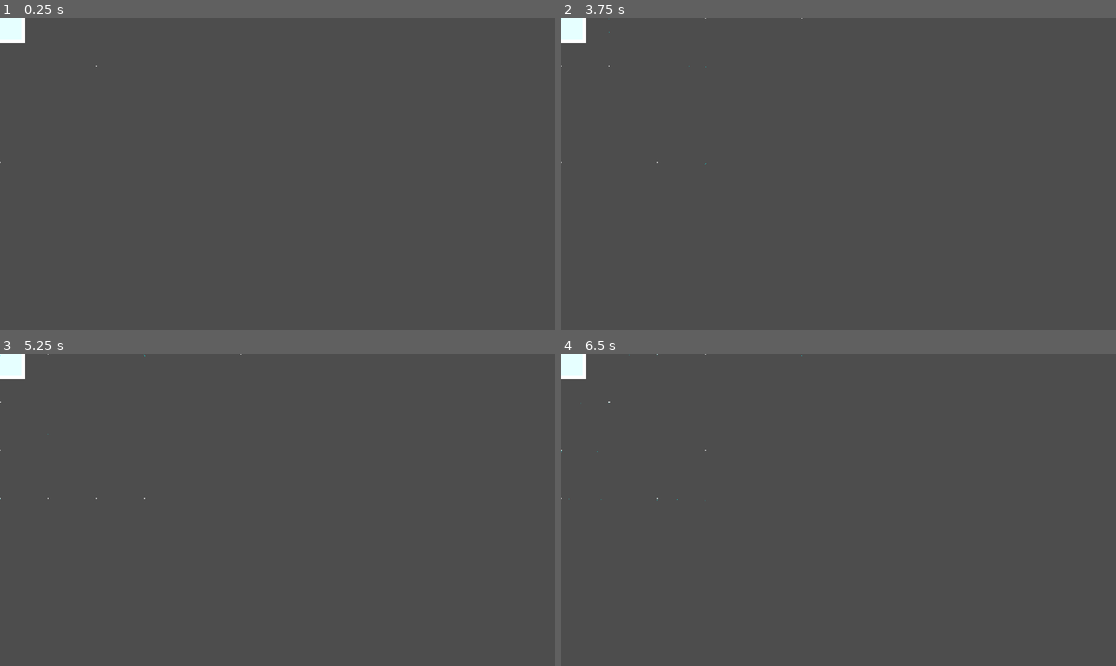
Above: before the commit, frames 1-4 (two rows, left to right).
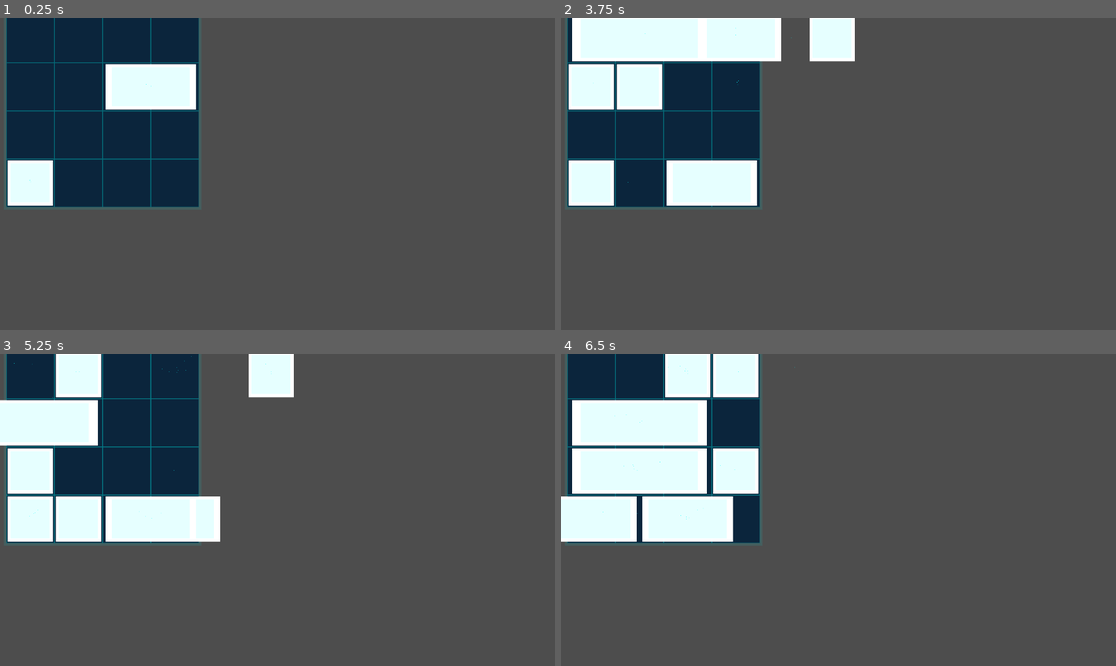
Above: after the commit, the same moments.

Repository: jpns3334444/symmetry-block-game
Game: Godot game, scene res://main.tscn
The game is run twice, just before and just after one commit, with the same random seed, the same clock (stepped at 60 frames per second) and the same inputs.
Inputs:
- Up to frame 1 (0.25 s): no input
- Up to frame 2 (3.75 s): tap Enter at 0.5, 2, 3.5 s; hold Right (ui_right) 0.53-1.28 s; tap Space at 1.25, 2.75 s; hold Down (ui_down) 1.28-2.03 s; hold Right (ui_right) 2.03-2.78 s; hold Up (ui_up) 2.78-3.53 s; hold Left (ui_left) from 3.53 s (still down)
- Up to frame 3 (5.25 s): tap Space at 4.25 s; release Left (ui_left) at 5.03 s; hold Down (ui_down) from 5.03 s (still down)
- Up to frame 4 (6.5 s): release Down (ui_down) at 5.78 s; hold Right (ui_right) from 5.78 s (still down)

The runs differ from the first frame. In frame 1, 21% of the frame differs, in the area x 0-36%, y 0-61%; in frame 2, 23%; in frame 3, 23%, in the area x 0-53%, y 0-61%; in frame 4, 21%.
Error in both runs: Invalid assignment of index '4' (on base: 'Array') with value of type 'int'. (res://gridstate.gd:139)

Commit message:
Enhance board theming and tile spawning by adding dynamic scaling based on GameTheme properties. Update grid_to_world_position to support variable tile sizes and improve visual feedback in apply_board_theme function.

Diff:
--- a/board.gd
+++ b/board.gd
@@ -10,18 +10,25 @@
 func _ready():
     grid_state = GridState.new()
     visual_tiles = {}
-    game_theme = ThemeManager.get_current_theme()
 
     apply_board_theme()
     spawn_tile(1)
     spawn_tile(2)
 
 func apply_board_theme():
+    print("apply_board_theme called")
+    print("game_theme.board_background_scene: ", game_theme.board_background_scene)
+
     # Add the board visual scene as background
     if game_theme.board_background_scene:
+        print("Creating board background instance")
         var board_visual = game_theme.board_background_scene.instantiate()
+        print("Board visual created: ", board_visual)
         add_child(board_visual)
+        print("Board visual added as child")
         move_child(board_visual, 0)  # Behind tiles
+    else:
+        print("No board_background_scene found!")
 
 func spawn_tile(tile_type: int):
     # Find empty spots that can fit this tile size
@@ -43,23 +50,33 @@
 
     # Add to logic
     var tile_id = grid_state.place_tile(grid_pos, tile_size)
+    var tile = game_theme.tile_scene.instantiate()
 
-    # Create themed visual tile
-    var tile = game_theme.tile_scene.instantiate()
-    var pixel_size = Vector2(tile_type * game_theme.cell_size, game_theme.cell_size)
-    tile.scale = pixel_size / Vector2(100, 100)
-    tile.position = grid_to_world_position(grid_pos)
+    # Scale tile based on theme tile_size
+    var scale_factor = game_theme.tile_size / 100.0  # Assuming tile scene is 100x100
+    tile.scale = Vector2(tile_type * scale_factor, scale_factor)
+
+    tile.position = grid_to_world_position(grid_pos, Vector2i(tile_type, 1))
     add_child(tile)
 
     # Track it
     visual_tiles[tile_id] = tile
 
-func grid_to_world_position(grid_pos: Vector2i) -> Vector2:
-    var effective_scale = transform.get_scale()
-    var cell_width = (400.0 * effective_scale.x) / GridState.GRID_WIDTH  # 400 = your base board width
-    var cell_height = (400.0 * effective_scale.y) / GridState.GRID_HEIGHT # 400 = your base board height
+func grid_to_world_position(grid_pos: Vector2i, tile_size: Vector2i = Vector2i(1,1)) -> Vector2:
+    var cell_width = 400.0 / GridState.GRID_WIDTH
+    var cell_height = 400.0 / GridState.GRID_HEIGHT
 
-    return Vector2(grid_pos.x * cell_width, grid_pos.y * cell_height)
+    # Calculate the center of the tile's occupied area
+    var tile_center_offset_x = (tile_size.x - 1) * cell_width / 2.0
+    var tile_center_offset_y = (tile_size.y - 1) * cell_height / 2.0
+
+    var start_x = -200.0 + cell_width / 2.0
+    var start_y = -200.0 + cell_height / 2.0
+
+    return Vector2(
+        start_x + grid_pos.x * cell_width + tile_center_offset_x,
+        start_y + grid_pos.y * cell_height + tile_center_offset_y
+    )
 
 func _input(event: InputEvent):
     var movements = {}
--- a/gametheme.gd
+++ b/gametheme.gd
@@ -6,8 +6,10 @@
 @export var tile_scene: PackedScene
 @export var board_background_scene: PackedScene
 @export var placeholder_scene: PackedScene
-@export var ui_theme: Theme  # For buttons, labels, etc.
-@export var particle_effects: Dictionary = {}  # Match effects, etc.
-@export var sound_effects: Dictionary = {}     # Audio theming
-@export var game_settings: Dictionary = {}     # Gameplay tweaks per theme
-@export var cell_size: int = 1
+@export var ui_theme: Theme
+@export var particle_effects: Dictionary = {}
+@export var sound_effects: Dictionary = {}
+@export var game_settings: Dictionary = {}
+@export var cell_size: int = 100
+@export var tile_size: int = 90  # Add this line
+@export var board_size: Vector2i = Vector2i(400, 400)
--- a/main.tscn
+++ b/main.tscn
@@ -8,5 +8,6 @@
 script = ExtResource("1_ig7tw")
 
 [node name="Board" type="Node2D" parent="."]
+position = Vector2(213, 193)
 script = ExtResource("2_0xm2m")
 game_theme = ExtResource("3_h2yge")
--- a/thememanager.gd
+++ b/thememanager.gd
@@ -1,3 +1,4 @@
+@tool
 extends Node
 
 signal theme_changed(new_theme: GameTheme)
--- a/themes/cyberpunk_theme/cyberpunk_board.tscn
+++ b/themes/cyberpunk_theme/cyberpunk_board.tscn
@@ -1,85 +1,139 @@
-[gd_scene load_steps=4 format=3 uid="uid://bm0h5o3adnntd"]
+[gd_scene load_steps=5 format=3 uid="uid://bm0h5o3adnntd"]
 
-[sub_resource type="Shader" id="glow_shader_1"]
+[sub_resource type="Shader" id="grid_shader"]
 code = "shader_type canvas_item;
-uniform float glow_strength : hint_range(0.0, 3.0) = 1.5;
-uniform vec4 glow_color : source_color = vec4(0.0, 1.0, 1.0, 1.0);
+
+uniform float grid_size : hint_range(1.0, 50.0) = 4.0;
+uniform vec4 grid_color : source_color = vec4(0.0, 1.0, 1.0, 0.3);
+uniform vec4 bg_color : source_color = vec4(0.1, 0.1, 0.2, 1.0);
 
 void fragment() {
-    vec4 tex_color = texture(TEXTURE, UV);
-    vec4 glow = glow_color * glow_strength;
-    COLOR = tex_color + glow;
+    vec2 grid_uv = UV * grid_size;
+    vec2 grid_lines = abs(fract(grid_uv - 0.5) - 0.5) / fwidth(grid_uv);
+    float line = min(grid_lines.x, grid_lines.y);
+
+    COLOR = mix(grid_color, bg_color, min(line, 1.0));
 }"
 
-[sub_resource type="ShaderMaterial" id="glow_material_1"]
-shader = SubResource("glow_shader_1")
-shader_parameter/glow_strength = 2.0
-shader_parameter/glow_color = Color(0, 1, 1, 0.5)
+[sub_resource type="ShaderMaterial" id="grid_material"]
+shader = SubResource("grid_shader")
+shader_parameter/grid_size = 4.0
+shader_parameter/grid_color = Color(0, 1, 1, 0.4)
+shader_parameter/bg_color = Color(0.05, 0.05, 0.15, 1)
 
-[sub_resource type="Animation" id="pulse_animation"]
-resource_name = "pulse"
-length = 1.0
+[sub_resource type="Animation" id="glow_pulse"]
+resource_name = "glow_pulse"
+length = 2.0
 loop_mode = 1
 tracks/0/type = "value"
 tracks/0/imported = false
 tracks/0/enabled = true
-tracks/0/path = NodePath("Background:modulate")
+tracks/0/path = NodePath("GridBackground:material:shader_parameter/grid_color")
 tracks/0/interp = 1
 tracks/0/loop_wrap = true
 tracks/0/keys = {
-"times": PackedFloat32Array(0, 0.5, 1),
+"times": PackedFloat32Array(0, 1, 2),
 "transitions": PackedFloat32Array(1, 1, 1),
-"values": [Color(1, 1, 1, 1), Color(1.8, 1.8, 2, 1), Color(1, 1, 1, 1)]
+"update": 0,
+"values": [Color(0, 1, 1, 0.2), Color(0, 1, 1, 0.6), Color(0, 1, 1, 0.2)]
 }
 
 [sub_resource type="AnimationLibrary" id="animation_library"]
 _data = {
-"pulse": SubResource("pulse_animation")
+&"glow_pulse": SubResource("glow_pulse")
 }
 
-[node name="CyberpunkTile" type="Node2D"]
+[node name="CyberpunkBoard" type="Node2D"]
 
-[node name="Background" type="ColorRect" parent="."]
-offset_left = -50.0
-offset_top = -50.0
-offset_right = 50.0
-offset_bottom = 50.0
-color = Color(0, 0.8, 1, 1)
+[node name="MainBackground" type="ColorRect" parent="."]
+offset_left = -200.0
+offset_top = -200.0
+offset_right = 200.0
+offset_bottom = 200.0
+color = Color(0.02, 0.02, 0.1, 1)
 
-[node name="GlowBorder" type="ColorRect" parent="."]
-material = SubResource("glow_material_1")
-offset_left = -52.0
-offset_top = -52.0
-offset_right = 52.0
-offset_bottom = 52.0
-color = Color(1, 0, 1, 0.2)
+[node name="GridBackground" type="ColorRect" parent="."]
+material = SubResource("grid_material")
+offset_left = -200.0
+offset_top = -200.0
+offset_right = 200.0
+offset_bottom = 200.0
 
-[node name="HexPattern" type="ColorRect" parent="."]
-offset_left = -45.0
-offset_top = -45.0
-offset_right = 45.0
-offset_bottom = 45.0
+[node name="BorderGlow" type="ColorRect" parent="."]
+offset_left = -205.0
+offset_top = -205.0
+offset_right = 205.0
+offset_bottom = 205.0
 color = Color(0, 1, 1, 0.1)
 
-[node name="ElectricSparks" type="CPUParticles2D" parent="."]
-emitting = true
-amount = 12
-lifetime = 0.8
-emission_shape = 3
-emission_box_extents = Vector3(20, 20, 1)
-direction = Vector3(0, -1, 0)
-spread = 45.0
-initial_velocity_min = 25.0
-initial_velocity_max = 50.0
-angular_velocity_min = -180.0
-angular_velocity_max = 180.0
-gravity = Vector3(0, 15, 0)
-scale_amount_min = 0.3
-scale_amount_max = 0.8
-color = Color(0, 1, 1, 0.8)
+[node name="CornerEffects" type="Node2D" parent="."]
 
-[node name="PulseAnimation" type="AnimationPlayer" parent="."]
+[node name="TopLeft" type="CPUParticles2D" parent="CornerEffects"]
+position = Vector2(-190, -190)
+lifetime = 2.0
+emission_shape = 1
+emission_sphere_radius = 10.0
+direction = Vector2(1, 1)
+spread = 30.0
+gravity = Vector2(0, 0)
+initial_velocity_min = 20.0
+initial_velocity_max = 40.0
+angular_velocity_min = -90.0
+angular_velocity_max = 90.0
+scale_amount_min = 0.2
+scale_amount_max = 0.5
+color = Color(0, 1, 1, 0.6)
+
+[node name="TopRight" type="CPUParticles2D" parent="CornerEffects"]
+position = Vector2(190, -190)
+lifetime = 2.0
+emission_shape = 1
+emission_sphere_radius = 10.0
+direction = Vector2(-1, 1)
+spread = 30.0
+gravity = Vector2(0, 0)
+initial_velocity_min = 20.0
+initial_velocity_max = 40.0
+angular_velocity_min = -90.0
+angular_velocity_max = 90.0
+scale_amount_min = 0.2
+scale_amount_max = 0.5
+color = Color(0, 1, 1, 0.6)
+
+[node name="BottomLeft" type="CPUParticles2D" parent="CornerEffects"]
+position = Vector2(-190, 190)
+lifetime = 2.0
+emission_shape = 1
+emission_sphere_radius = 10.0
+direction = Vector2(1, -1)
+spread = 30.0
+gravity = Vector2(0, 0)
+initial_velocity_min = 20.0
+initial_velocity_max = 40.0
+angular_velocity_min = -90.0
+angular_velocity_max = 90.0
+scale_amount_min = 0.2
+scale_amount_max = 0.5
+color = Color(0, 1, 1, 0.6)
+
+[node name="BottomRight" type="CPUParticles2D" parent="CornerEffects"]
+position = Vector2(190, 190)
+lifetime = 2.0
+emission_shape = 1
+emission_sphere_radius = 10.0
+direction = Vector2(-1, -1)
+spread = 30.0
+gravity = Vector2(0, 0)
+initial_velocity_min = 20.0
+initial_velocity_max = 40.0
+angular_velocity_min = -90.0
+angular_velocity_max = 90.0
+scale_amount_min = 0.2
+scale_amount_max = 0.5
+color = Color(0, 1, 1, 0.6)
+
+[node name="AnimationPlayer" type="AnimationPlayer" parent="."]
 libraries = {
-"": SubResource("animation_library")
+&"": SubResource("animation_library")
 }
-autoplay = "pulse"
+autoplay = "glow_pulse"
--- a/themes/cyberpunk_theme/cyberpunk_theme.tres
+++ b/themes/cyberpunk_theme/cyberpunk_theme.tres
@@ -12,4 +12,7 @@
 particle_effects = {}
 sound_effects = {}
 game_settings = {}
+cell_size = 100
+tile_size = 90
+board_size = Vector2i(400, 400)
 metadata/_custom_type_script = "uid://corcc5eybqccu"
--- a/themes/cyberpunk_theme/cyberpunk_tile.tscn
+++ b/themes/cyberpunk_theme/cyberpunk_tile.tscn
@@ -18,7 +18,6 @@
 
 [sub_resource type="Animation" id="pulse_animation"]
 resource_name = "pulse"
-length = 1.0
 loop_mode = 1
 tracks/0/type = "value"
 tracks/0/imported = false
@@ -29,12 +28,13 @@
 tracks/0/keys = {
 "times": PackedFloat32Array(0, 0.5, 1),
 "transitions": PackedFloat32Array(1, 1, 1),
+"update": 0,
 "values": [Color(1, 1, 1, 1), Color(1.8, 1.8, 2, 1), Color(1, 1, 1, 1)]
 }
 
 [sub_resource type="AnimationLibrary" id="animation_library"]
 _data = {
-"pulse": SubResource("pulse_animation")
+&"pulse": SubResource("pulse_animation")
 }
 
 [node name="CyberpunkTile" type="Node2D"]
@@ -62,24 +62,22 @@
 color = Color(0, 1, 1, 0.1)
 
 [node name="ElectricSparks" type="CPUParticles2D" parent="."]
-emitting = true
 amount = 12
 lifetime = 0.8
 emission_shape = 3
-emission_box_extents = Vector3(20, 20, 1)
-direction = Vector3(0, -1, 0)
-spread = 45.0
+emission_rect_extents = Vector2(1, 1)
+direction = Vector2(0, -1)
+gravity = Vector2(0, 15)
 initial_velocity_min = 25.0
 initial_velocity_max = 50.0
 angular_velocity_min = -180.0
 angular_velocity_max = 180.0
-gravity = Vector3(0, 15, 0)
 scale_amount_min = 0.3
 scale_amount_max = 0.8
 color = Color(0, 1, 1, 0.8)
 
 [node name="PulseAnimation" type="AnimationPlayer" parent="."]
 libraries = {
-"": SubResource("animation_library")
+&"": SubResource("animation_library")
 }
 autoplay = "pulse"
Not shown: 1 places in themes/cyberpunk_theme/cyberpunk_tile.tscn that only renumber resources
